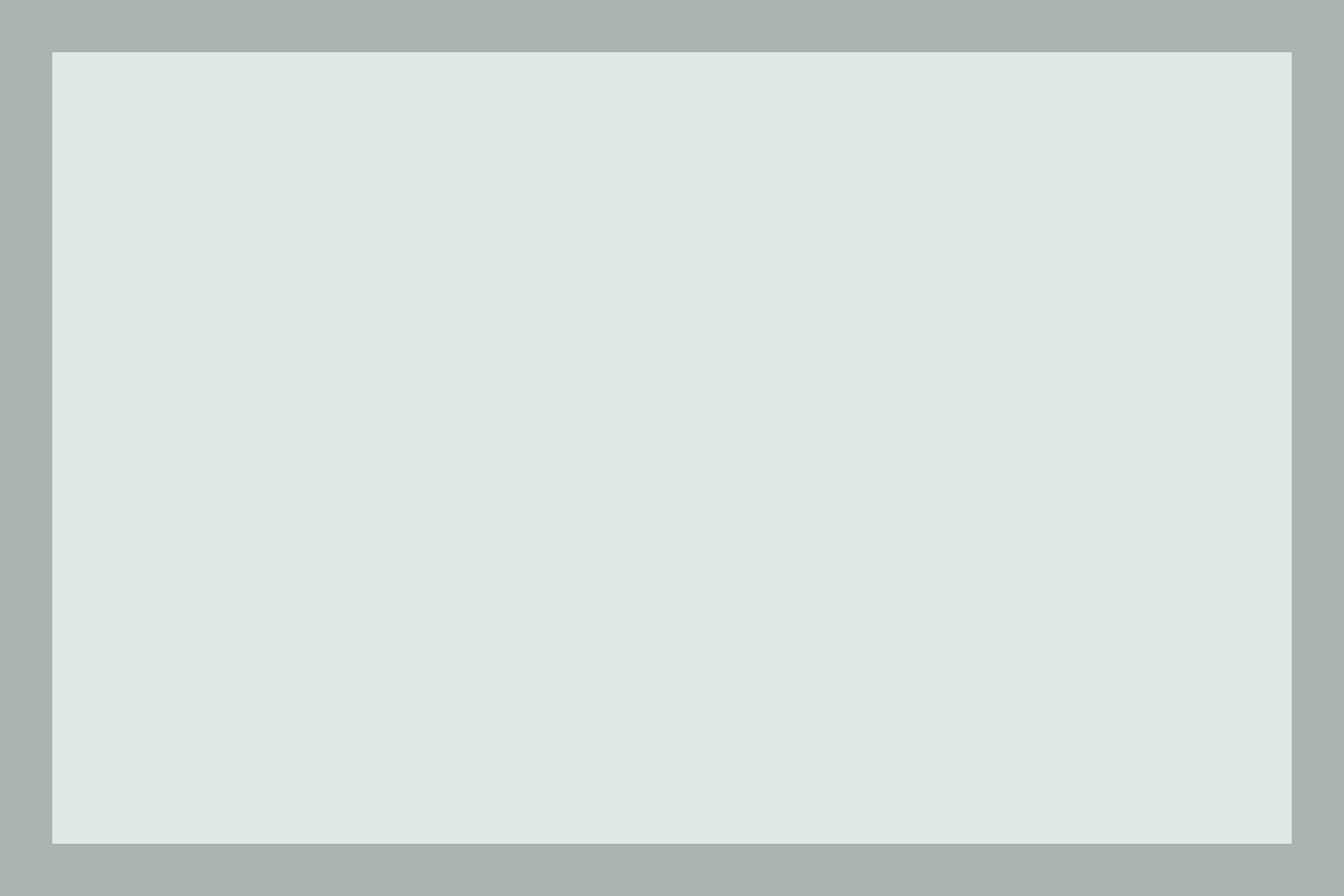
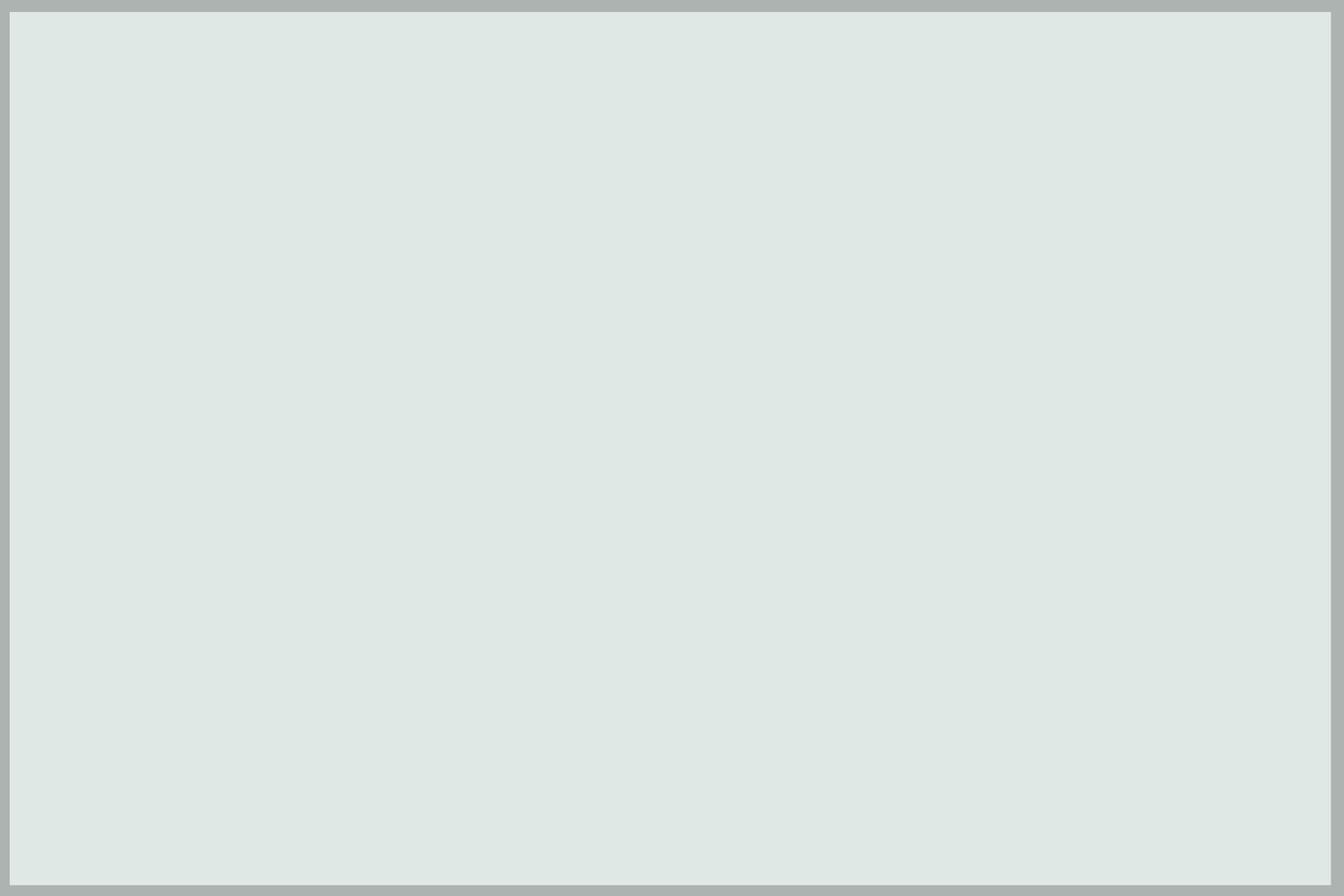
Layers edited between the first and the second 1344×896 image:
added layer "Transformation" above "Background" over [9,11,1331,886]
